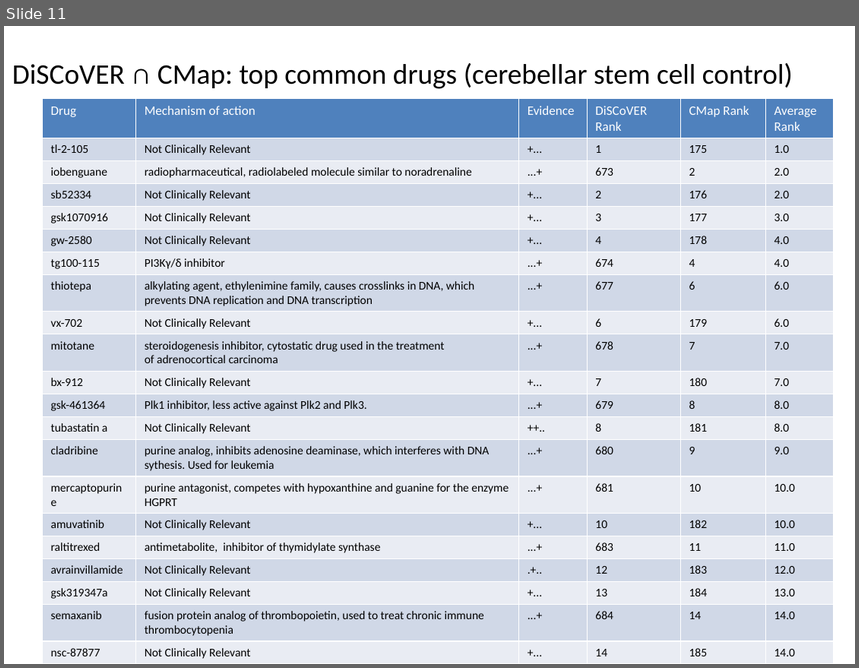
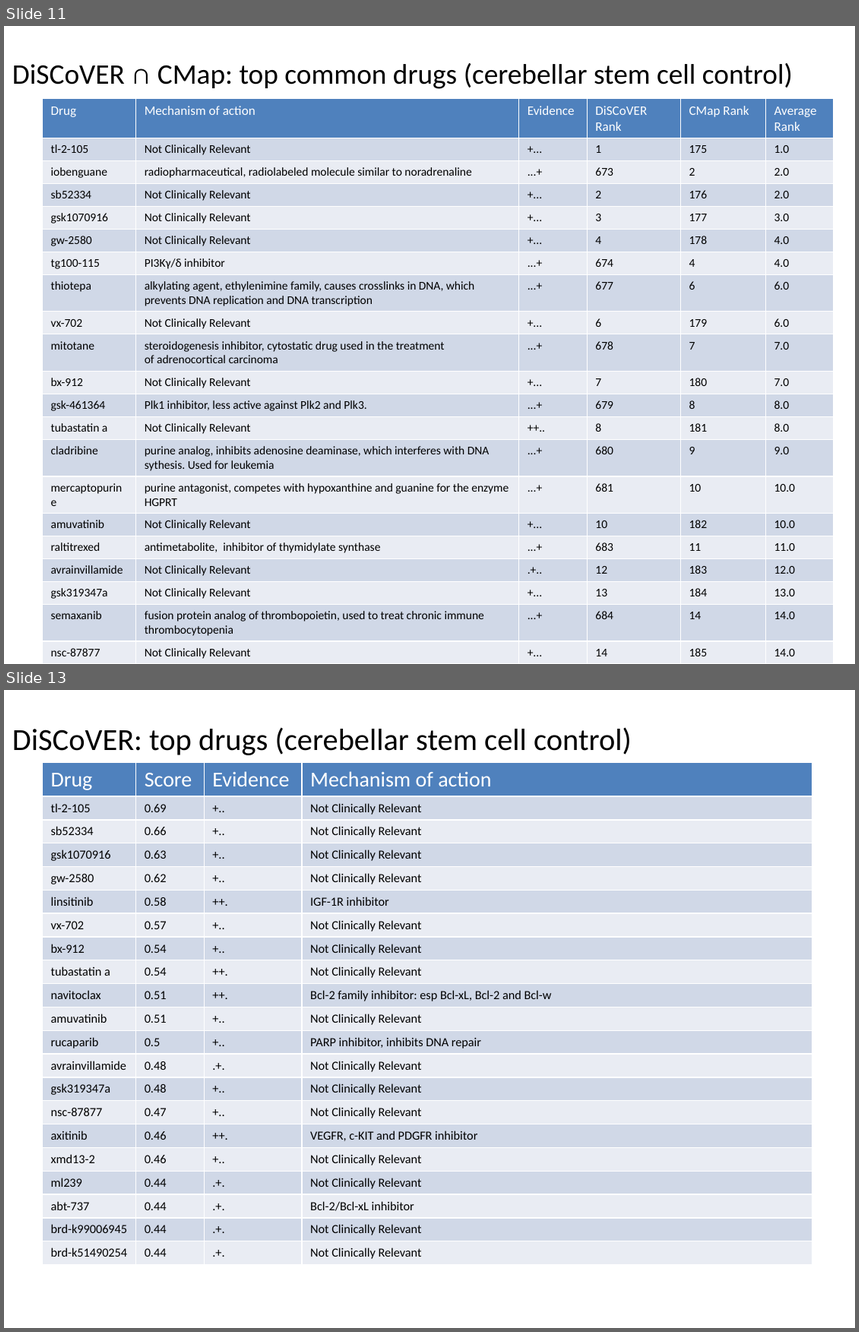
Before and after one commit to edjuaro/pdx-hts, a slide deck: Notebooks/patients/DMB006/DMB006.mtb_slides.pptx. Shown one above the other, each under a label of ours: slide 11 before the commit, slides 11 and 13 after it; the slides between them are not shown. The pictures are 859x668 and 859x1332 pixels, drawn with LibreOffice and Linux fonts; fonts in the diff are those of the drawing. Boxes give left, top, right and bottom in pixels: in the first picture for what was removed or moved away, otherwise in the second. Text is boxed around its words. In the diff, an @@ line names an element or a change of style, - is before the commit and + after.

Commit message:
prototype of listing most enriched cell lines working, but slowly

```diff
--- a/Notebooks/patients/DMB006/DMB006.mtb_slides.pptx
+++ b/Notebooks/patients/DMB006/DMB006.mtb_slides.pptx
@@ slide 13 added at (4, 690, 855, 1328), background #FFFFFF @@
@@ text added at (12, 727, 632, 755), 26 pt, text #000000 @@
+DiSCoVER: top drugs (cerebellar stem cell control)
@@ table added at (42, 762, 813, 1262), 21 rows, 4 columns @@
+Drug | Score | Evidence | Mechanism of action
+tl-2-105 | 0.69 | +.. | Not Clinically Relevant
+sb52334 | 0.66 | +.. | Not Clinically Relevant
+gsk1070916 | 0.63 | +.. | Not Clinically Relevant
+gw-2580 | 0.62 | +.. | Not Clinically Relevant
+linsitinib | 0.58 | ++. | IGF-1R inhibitor
+vx-702 | 0.57 | +.. | Not Clinically Relevant
+bx-912 | 0.54 | +.. | Not Clinically Relevant
+tubastatin a | 0.54 | ++. | Not Clinically Relevant
+navitoclax | 0.51 | ++. | Bcl-2 family inhibitor: esp Bcl-xL, Bcl-2 and Bcl-w
+amuvatinib | 0.51 | +.. | Not Clinically Relevant
+rucaparib | 0.5 | +.. | PARP inhibitor, inhibits DNA repair
+avrainvillamide | 0.48 | .+. | Not Clinically Relevant
+gsk319347a | 0.48 | +.. | Not Clinically Relevant
+nsc-87877 | 0.47 | +.. | Not Clinically Relevant
+axitinib | 0.46 | ++. | VEGFR, c-KIT and PDGFR inhibitor
+xmd13-2 | 0.46 | +.. | Not Clinically Relevant
+ml239 | 0.44 | .+. | Not Clinically Relevant
+abt-737 | 0.44 | .+. | Bcl-2/Bcl-xL inhibitor
+brd-k99006945 | 0.44 | .+. | Not Clinically Relevant
+brd-k51490254 | 0.44 | .+. | Not Clinically Relevant
```
Also in this commit, not shown: 1 other slide added, 25 other files.
